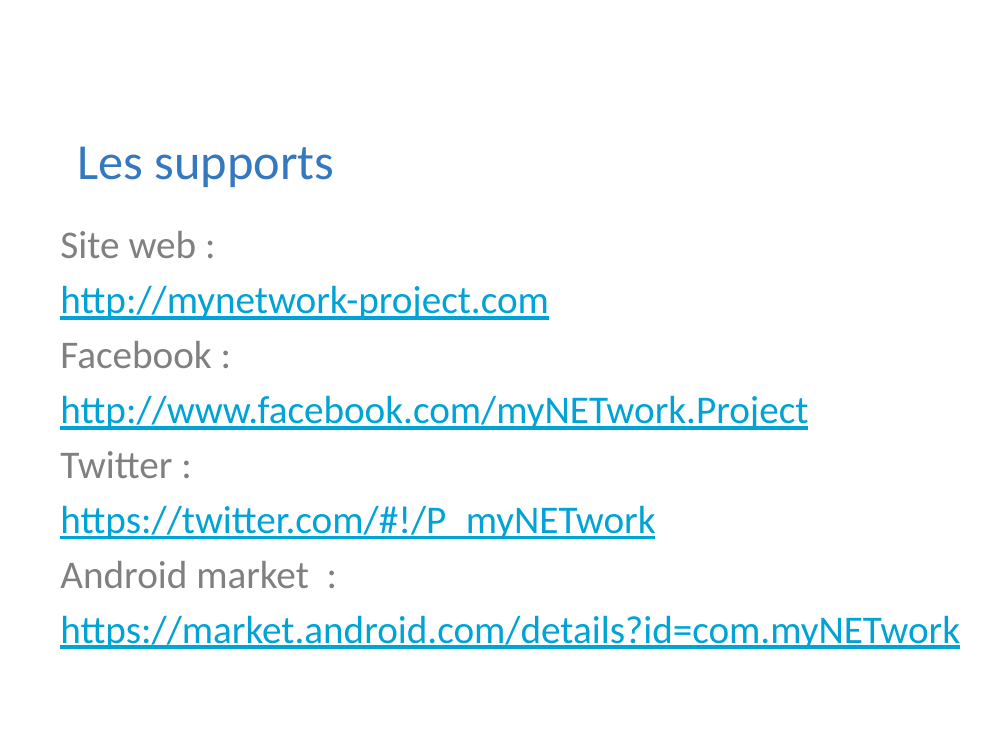
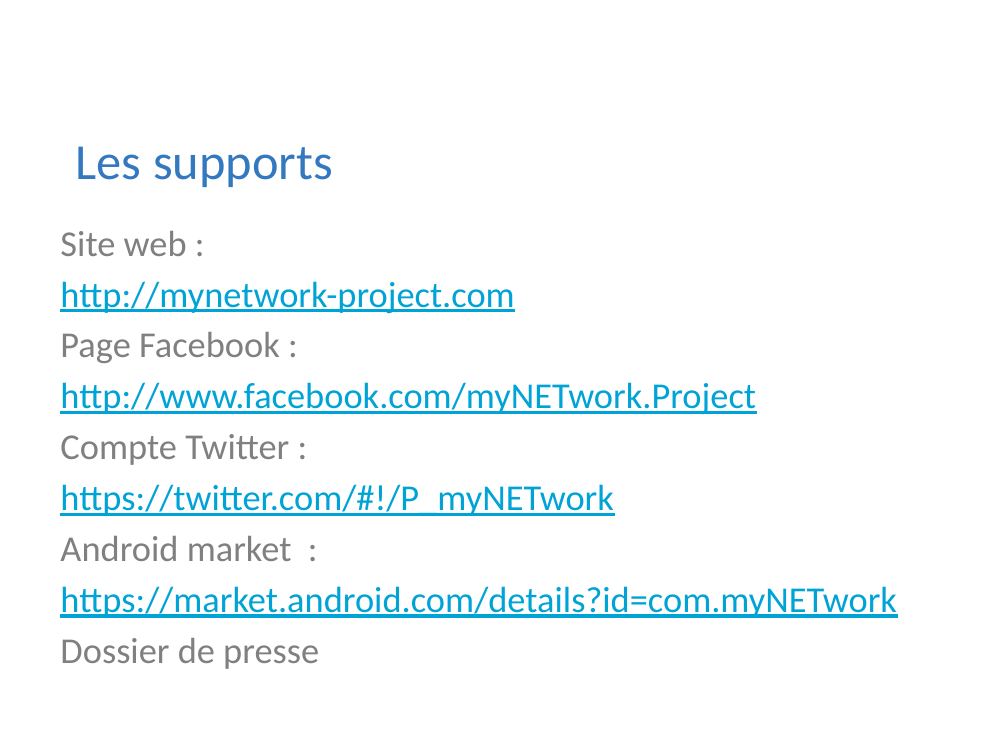
Before and after one commit to Riges/eip-silverlight, a slide deck: slide 13 of Docs/eip 10.09.11/myNETwork.pptx (slide 14 before the commit). Drawn at 1008x756 pixels with LibreOffice and Linux fonts; fonts in the diff are those of the drawing; background and template pictures are left out. Boxes give left, top, right and bottom in pixels: in the first picture for what was removed or moved away, otherwise in the second. Text is boxed around its words. In the diff, an @@ line names an element or a change of style, - is before the commit and + after.

```diff
--- a/Docs/eip 10.09.11/myNETwork.pptx
+++ b/Docs/eip 10.09.11/myNETwork.pptx
@@ text at box(60, 231, 897, 618): size 28 to 26 pt in "Site web :", "http://mynetwork-project.com", "http://www.facebook.com/myNETwork.Project", "https://twitter.com/#!/P_myNETwork" and 2 more places @@
@@ text at box(60, 332, 280, 363): text changed; size 28 to 26 pt @@
-Facebook :
+Page Facebook :
@@ text at box(60, 434, 289, 465): text changed; size 28 to 26 pt @@
-Twitter :
+Compte Twitter :
@@ text at box(60, 638, 319, 669): paragraph added @@
+Dossier de presse
```
Also in this commit, not shown: 13 other slides changed, 2 slides added, 2 slides removed, 2 other files.
